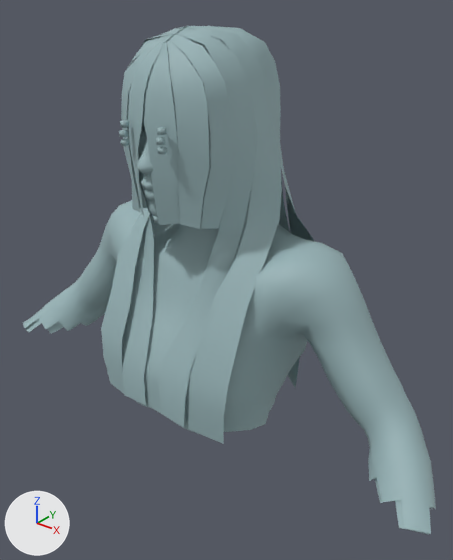
The glTF model assets/medical_speech_face.glb, before and after one commit.
One viewpoint serves both versions: a 50 mm lens placed at (0.554, -0.691, 1.723), pointed at (0.046, -0.056, 1.329). Arrows for +X, +Y and +Z are at lower left; the lights stay in place. The first picture is the older version. Vertices at exactly the same position are counted once.

Before the edit, the objects in view are built like this:
```python
me_base = bpy.data.meshes.new('base')
me_base.from_pydata(...)  # 8370 vertices, 15796 faces; spans x -0.405..0.405, y -0.171..0.066, z 1.12..1.667
me_base.materials.append(mat_clinical_neutral_skin)  # greyish cyan #99b5b8
ob_human = bpy.data.objects.new('Human', me_base)
ob_human.location = (0.0, 0.0, 0.0)
```
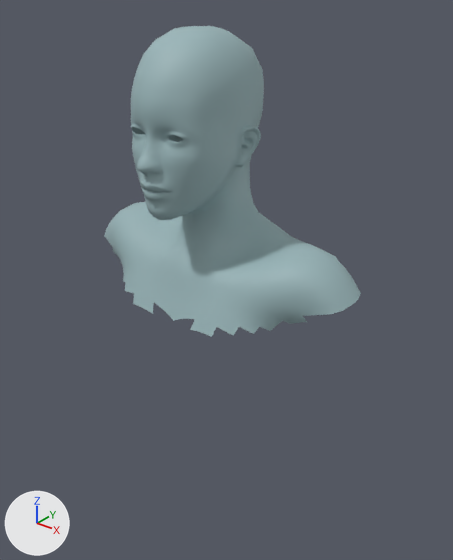
Location of each change, [x1, y1, x2, y2] in pixels of the pictures (453 x 560 px):
'Human', reshaped (38% narrower, 39% shorter)
    before: [23, 26, 436, 535]
    after: [104, 26, 361, 337]
part 1 of me_base, deleted
    before: [23, 26, 436, 534]
part 2 of me_base, deleted (mostly hidden)
    before: [25, 318, 433, 535]

The edits, one by one:
me_base is used by ob_human; location (0.0, 0.0, 0.0).
me_base had 8370 vertices, 15796 faces and spanned x -0.405..0.405, y -0.171..0.066, z 1.12..1.667.
me_base now has 4773 vertices, 9460 faces and spans x -0.23..0.23, y -0.168..0.061, z 1.272..1.667.
me_base part 1: 52 loose pieces with 2379 vertices, spanning x -0.405..0.405, y -0.171..0.066, z 1.122..1.667, are deleted.
me_base part 2: 1218 vertices removed from x -0.403..0.403, y -0.162..0.055, z 1.12..1.329.
